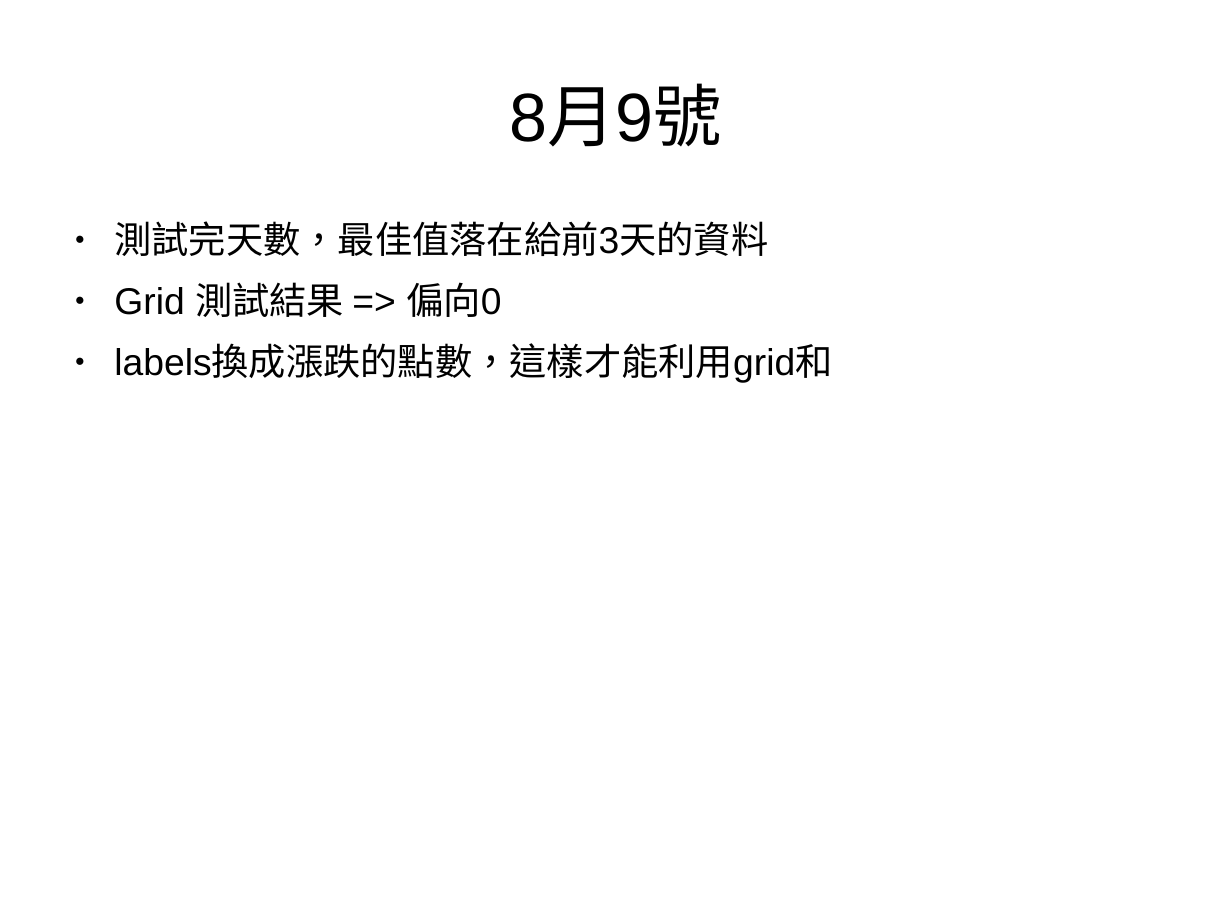
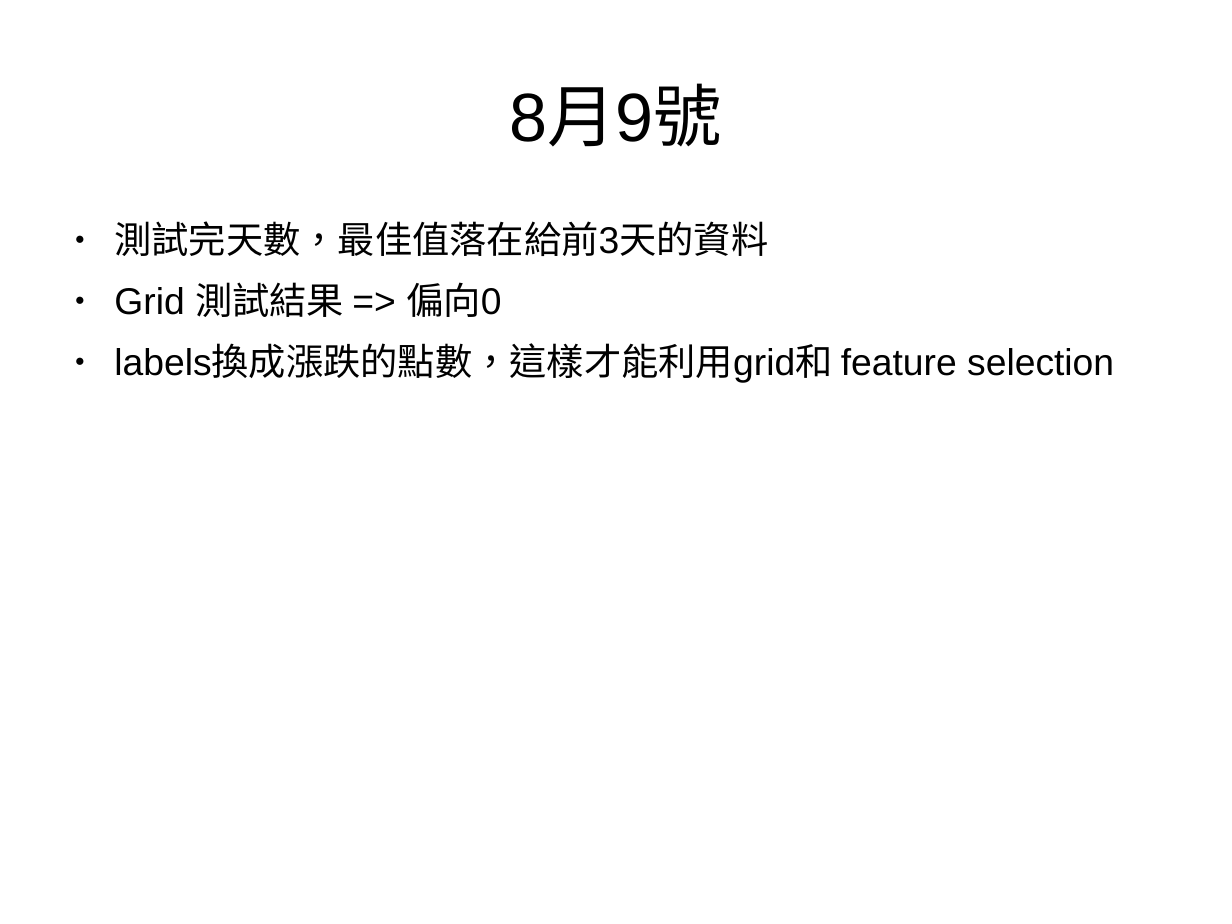
Before and after one commit to ArlenPP/Machin_Learning_Fin, a slide deck: slide 40 of meeting/8_9.odp. Drawn at 1232x924 pixels with LibreOffice and Linux fonts; fonts in the diff are those of the drawing. Boxes give left, top, right and bottom in pixels: in the first picture for what was removed or moved away, otherwise in the second. Text is boxed around its words. In the diff, an @@ line names an element or a change of style, - is before the commit and + after.

```diff
--- a/meeting/8_9.odp
+++ b/meeting/8_9.odp
@@ text at (114,346,1114,383): text changed @@
-● labels換成漲跌的點數，這樣才能利用grid和
+● labels換成漲跌的點數，這樣才能利用grid和 feature selection
```
Also in this commit, not shown: 5 slides added, 27 other files.
